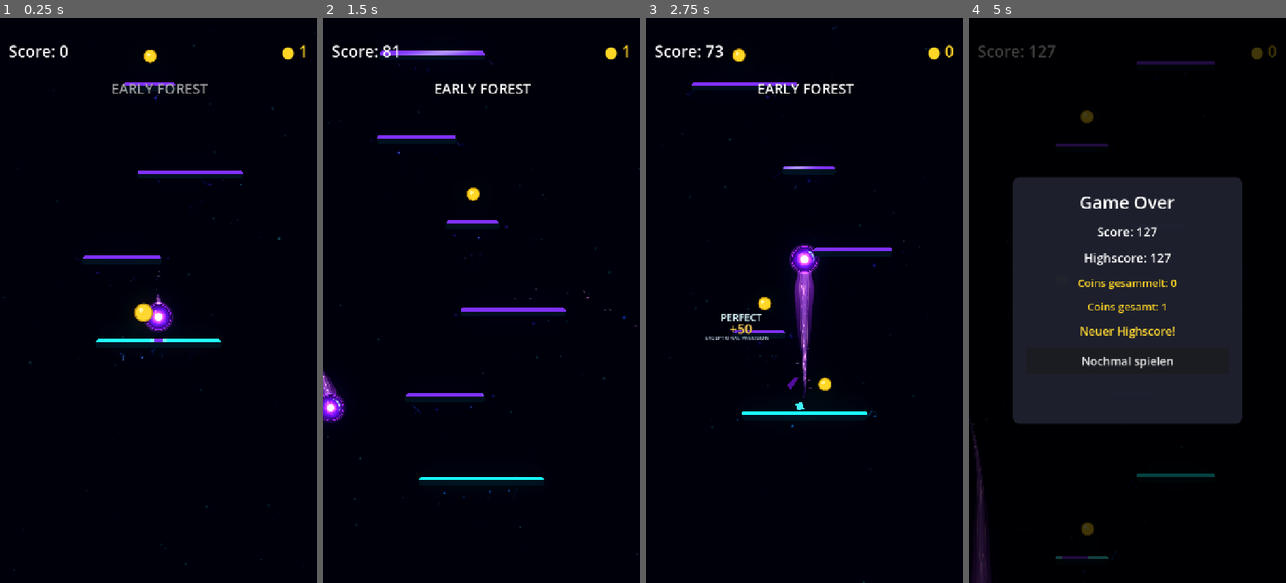
Above: before the commit, frames 1-4 (left to right).
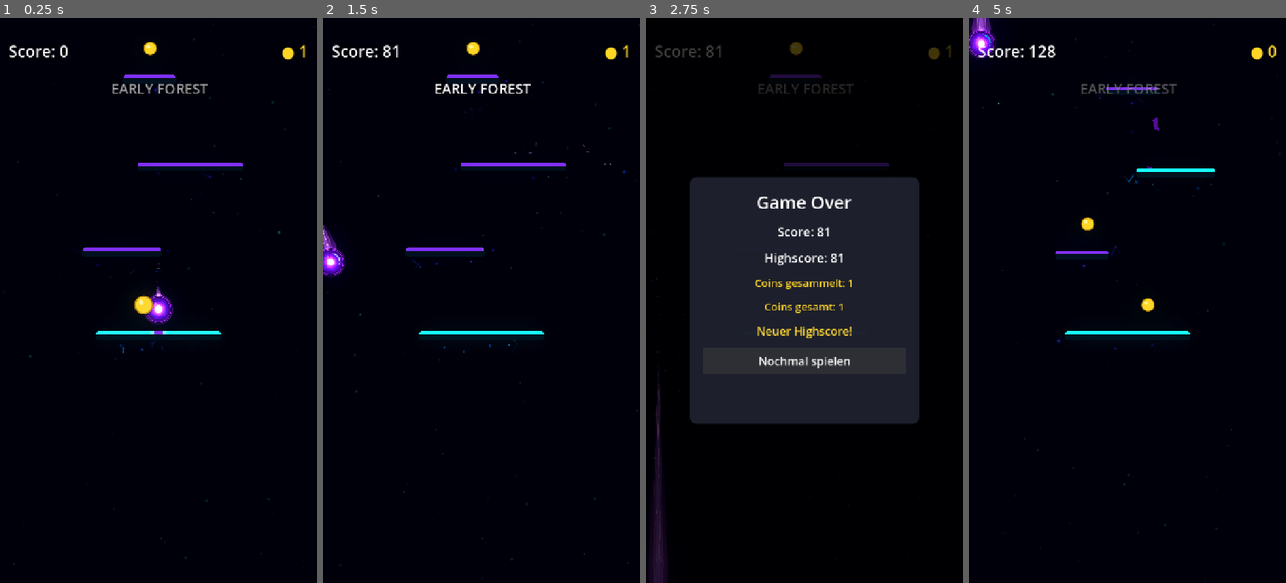
Above: after the commit, the same moments.

Repository: Kryodo/TowerJump
Game: Godot game, scene res://scenes/main.tscn
Two runs of this game, one before a commit and one after it. Both use one fixed random seed, a clock stepped at 60 frames per second and the inputs below.
Inputs (mouse positions are in pixels of both pictures, inside the frame that each line leads up to):
- Up to frame 1 (0.25 s): no input
- Up to frame 2 (1.5 s): move the mouse to (551, 272) at 0.52 s; hold Right (ui_right) 0.53-1.25 s; click (551, 272) at 0.67 s; drag from (418, 328) to (471, 193) at 1.27 s
- Up to frame 3 (2.75 s): click (804, 362) at 2 s, where only the run before the commit has a clickable "Nochmal spielen"
- Up to frame 4 (5 s): click (1127, 362) at 2.75 s, where only the run after the commit has a clickable "Nochmal spielen"; move the mouse to (1159, 176) at 3.52 s; hold Right (ui_right) 3.53-4.25 s; drag from (1111, 413) to (1060, 283) at 4.27 s

The runs differ from the first frame. In frame 1, 2.3% of the frame differs, in the area x 1-100%, y 1-98%; in frame 2, 3.1%; in frame 3, 34%; in frame 4, 34%, in the area x 0-99%, y 0-100%.
Error after the commit: Parse Error: Expected statement, found "Indent" instead. (res://scripts/camera_follow.gd:85)

Commit message:
Make landing camera response smooth and momentum-driven

Diff:
--- a/scripts/camera_follow.gd
+++ b/scripts/camera_follow.gd
@@ -9,10 +9,11 @@
 
 @export_category("Landing Camera Response")
 @export var landing_feedback_controller_path: NodePath = NodePath("../LandingFeedbackController")
-@export_range(0.0, 14.0, 0.5) var landing_response_snap_distance: float = 8.0
-@export_range(14.0, 44.0, 1.0) var landing_response_frequency: float = 32.0
-@export_range(0.25, 0.85, 0.01) var landing_response_damping_ratio: float = 0.44
-@export_range(0.0, 12.0, 0.5) var landing_response_max_offset: float = 9.0
+@export_range(0.0, 240.0, 5.0) var landing_response_impulse: float = 155.0
+@export_range(14.0, 36.0, 1.0) var landing_response_frequency: float = 22.0
+@export_range(0.35, 0.90, 0.01) var landing_response_damping_ratio: float = 0.68
+@export_range(0.0, 8.0, 0.5) var landing_response_max_offset: float = 4.5
+@export_range(0.0, 320.0, 10.0) var landing_response_max_velocity: float = 220.0
 
 var _base_offset: Vector2 = Vector2.ZERO
 var _landing_response_offset_y: float = 0.0
@@ -45,20 +46,23 @@
 	_update_landing_response(delta)
 
 
-func _on_landing_confirmed(_event: Variant) -> void:
-	# Contact produces an immediate downward camera snap (positive Camera2D Y).
-	# The response then releases through an underdamped spring, moving slightly
-	# upward past rest before settling. Resetting the same spring prevents stacked
-	# tweens; repeated landings retrigger one bounded, coherent response.
-	var max_offset: float = maxf(landing_response_max_offset, 0.0)
-	_landing_response_offset_y = clampf(
-		maxf(_landing_response_offset_y, 0.0)
-		+ maxf(landing_response_snap_distance, 0.0),
-		0.0,
-		max_offset
+func _on_landing_confirmed(event: Variant) -> void:
+	# Transfer a little of the landing's downward momentum into the camera.
+	# No position snap: the existing spring turns this into a smooth, bounded
+	# dip, a small upward rebound, and a settle that stays connected to the jump.
+	# Contact speed only modulates the impulse gently; it does not change gameplay.
+	var impact_scale: float = 1.0
+	if event is LandingEvent:
+		var downward_speed: float = maxf(event.vertical_velocity, 0.0)
+		impact_scale = clampf(downward_speed / 900.0, 0.70, 1.15)
+
+	var max_velocity: float = maxf(landing_response_max_velocity, 0.0)
+	_landing_response_velocity_y = clampf(
+		_landing_response_velocity_y
+		+ maxf(landing_response_impulse, 0.0) * impact_scale,
+		-max_velocity,
+		max_velocity
 	)
-	_landing_response_velocity_y = 0.0
-	offset = _base_offset + Vector2(0.0, _landing_response_offset_y)
 
 
 func _update_landing_response(delta: float) -> void:
@@ -78,10 +82,11 @@
 		)
 		_landing_response_velocity_y += acceleration * step
 		_landing_response_offset_y += _landing_response_velocity_y * step
+			var max_offset: float = maxf(landing_response_max_offset, 0.0)
 		_landing_response_offset_y = clampf(
 			_landing_response_offset_y,
-			-landing_response_max_offset,
-			landing_response_max_offset
+			-max_offset,
+			max_offset
 		)
 		remaining -= step
 
